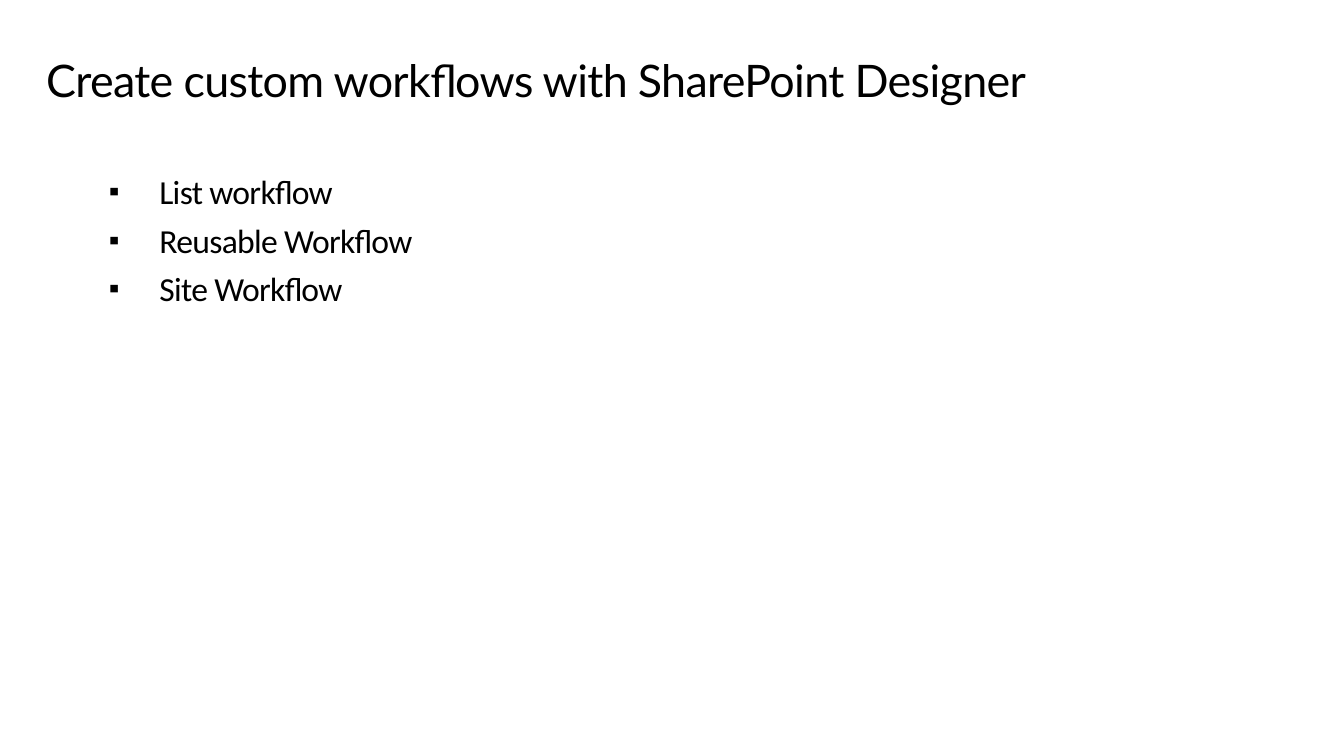
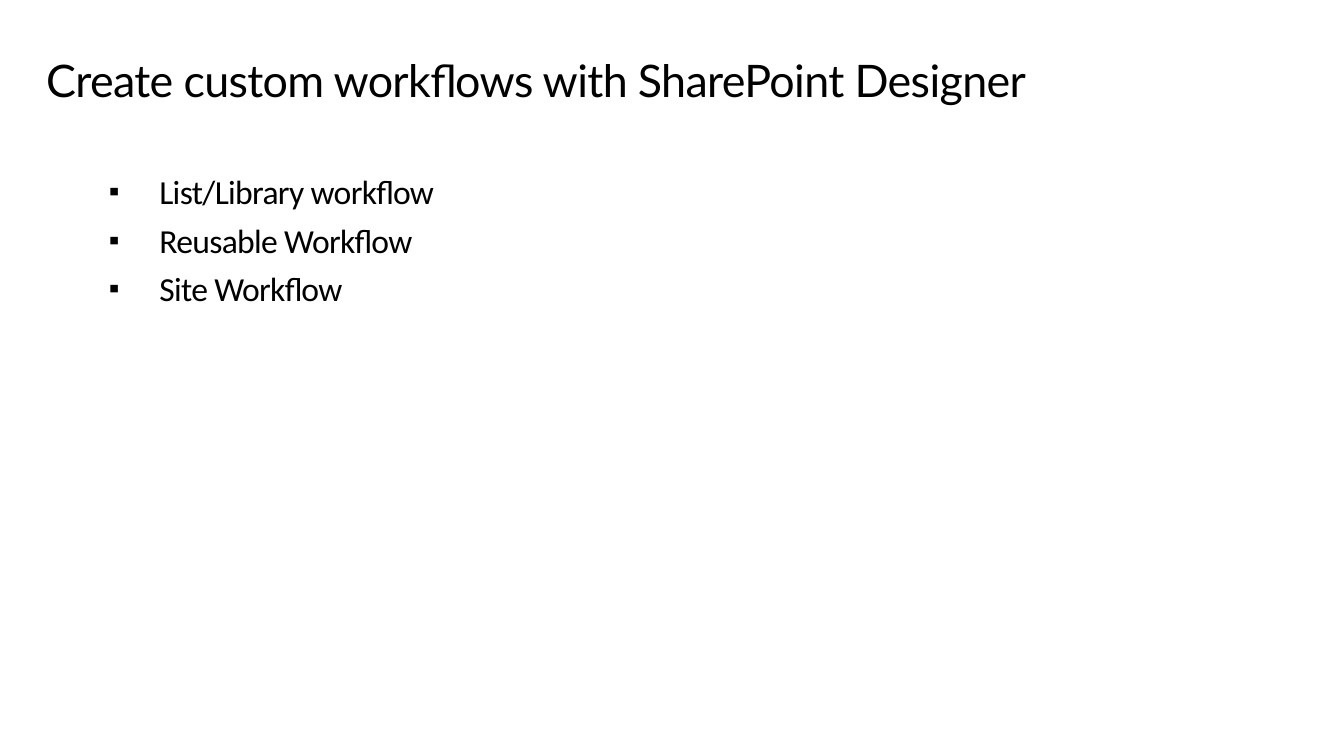
Before and after one commit to JPOWER4/SharePoint-2019-Training, a slide deck: slide 5 of Microsoft SharePoint 2019 Module 8.pptx. Drawn at 1344x756 pixels with LibreOffice and Linux fonts; fonts in the diff are those of the drawing. Boxes give left, top, right and bottom in pixels: in the first picture for what was removed or moved away, otherwise in the second. Text is boxed around its words. In the diff, an @@ line names an element or a change of style, - is before the commit and + after.

```diff
--- a/Microsoft SharePoint 2019 Module 8.pptx
+++ b/Microsoft SharePoint 2019 Module 8.pptx
@@ text at [159, 180, 434, 210]: text changed @@
-▪ List workflow
+▪ List/Library workflow
```
Also in this commit, not shown: 2 other files.
